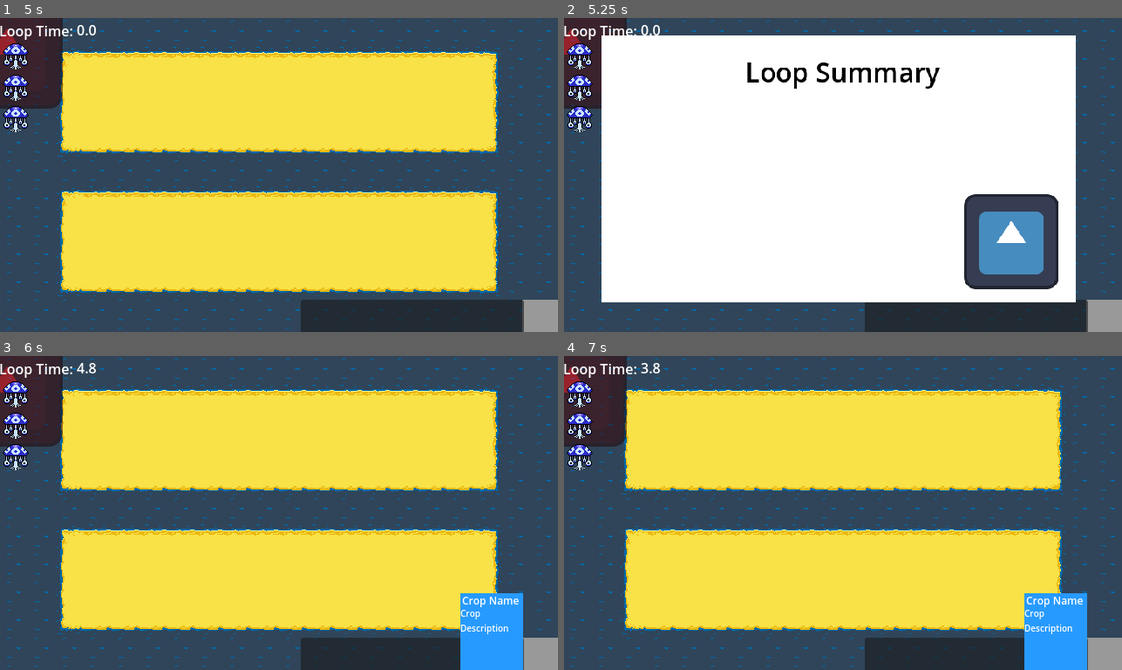
Above: before the commit, frames 1-4 (two rows, left to right).
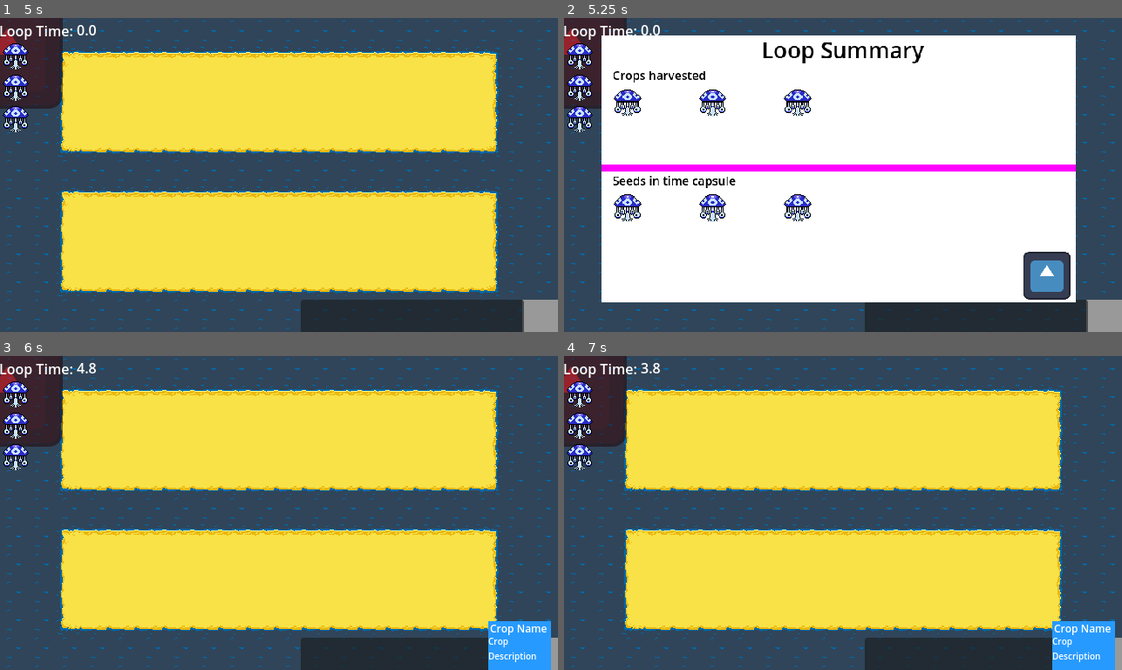
Above: after the commit, the same moments.

Repository: Hyper-Burner/GMTK-Game-Jam-2025
Game: Godot game, scene res://Scenes/main.tscn
Same seed, same stepped clock (60 frames per second), same inputs: the game is played once before the commit and once after it. The engine's default icon, where the game draws it, is replaced by a stand-in: a white triangle on a blue panel in a dark square.
Inputs (mouse positions are in pixels of both pictures, inside the frame that each line leads up to; where the layout moved, square brackets give the same spot in the first picture):
- Up to frame 1 (5 s): click (16, 55) at 0.5 s; click (16, 87) at 1.25 s; click (16, 118) at 2 s; click (541, 316) at 2.75 s; click (16, 55) at 3.5 s; click (16, 87) at 4.25 s
- Up to frame 2 (5.25 s): click (580, 118) at 5 s
- Up to frame 3 (6 s): click (485, 613) [446, 578] at 5.75 s
- Up to frame 4 (7 s): click (1105, 654) at 6.5 s

Frame 1 is identical in both runs. In frame 2, 11% of the frame differs, in the area x 6-92%, y 7-90%; in frame 3, 2.8%; in frame 4, 2.8%.
Error in both runs: Invalid access to property or key 'crop_name' on a base object of type 'bool'. (res://Scripts/inspect_info.gd:32)

Commit message:
PlaceHolder for Loop end scene
THIS IS BAD PRACTICE PUSHING DIRECTLY TO MAIN AHHHHHHHHHHHHHHHHHHHHHHHHHHH

Diff:
--- a/Scenes/loop_summary.tscn
+++ b/Scenes/loop_summary.tscn
@@ -19,10 +19,11 @@
 
 [node name="Continue" type="TextureButton" parent="."]
 layout_mode = 0
-offset_left = 489.0
-offset_top = 214.0
-offset_right = 617.0
-offset_bottom = 342.0
+offset_left = 569.0
+offset_top = 292.0
+offset_right = 697.0
+offset_bottom = 420.0
+scale = Vector2(0.5, 0.5)
 texture_normal = ExtResource("2_gu3dm")
 
 [node name="VBoxContainer" type="VBoxContainer" parent="."]
--- a/Scenes/main.tscn
+++ b/Scenes/main.tscn
@@ -1,9 +1,12 @@
-[gd_scene load_steps=5 format=3 uid="uid://iosw62qel8wr"]
+[gd_scene load_steps=7 format=3 uid="uid://iosw62qel8wr"]
 
 [ext_resource type="PackedScene" uid="uid://bak32yogfktsc" path="res://Scenes/inspect_info.tscn" id="1_8gbba"]
 [ext_resource type="PackedScene" uid="uid://doa0566bfhb2q" path="res://Scenes/tile_map.tscn" id="2_bo1nx"]
 [ext_resource type="PackedScene" uid="uid://5s4n8kmxc8y5" path="res://Scenes/ui.tscn" id="2_kry3j"]
 [ext_resource type="PackedScene" uid="uid://sfrbshm573rc" path="res://Scenes/loop_summary.tscn" id="4_jjvhh"]
+[ext_resource type="Texture2D" uid="uid://vy7kfwpi6goc" path="res://PlaceholderAssets/Objects/BluePlant32.png" id="5_kry3j"]
+
+[sub_resource type="PlaceholderTexture2D" id="PlaceholderTexture2D_jjvhh"]
 
 [node name="Main" type="Node2D"]
 
@@ -24,13 +27,102 @@
 offset_right = 43.0
 offset_bottom = 20.0
 scale = Vector2(0.85, 0.85)
+metadata/_edit_lock_ = true
 
-[node name="Label" type="Label" parent="EndLoop"]
+[node name="Summary" type="Label" parent="EndLoop"]
 layout_mode = 0
 offset_left = 194.118
-offset_top = 23.5294
+offset_top = -4.70588
 offset_right = 457.118
-offset_bottom = 73.5294
+offset_bottom = 45.2941
 theme_override_colors/font_color = Color(0, 0, 0, 1)
-theme_override_font_sizes/font_size = 36
+theme_override_font_sizes/font_size = 30
 text = "Loop Summary"
+horizontal_alignment = 1
+vertical_alignment = 1
+metadata/_edit_lock_ = true
+
+[node name="Harvested" type="Label" parent="EndLoop"]
+layout_mode = 0
+offset_left = 15.2941
+offset_top = 42.3529
+offset_right = 142.294
+offset_bottom = 65.3529
+theme_override_colors/font_color = Color(0, 0, 0, 1)
+text = "Crops harvested"
+metadata/_edit_lock_ = true
+
+[node name="Top Row Organizer" type="HBoxContainer" parent="EndLoop/Harvested"]
+layout_mode = 0
+offset_top = 28.2353
+offset_right = 270.0
+offset_bottom = 68.2353
+theme_override_constants/separation = 75
+alignment = 1
+metadata/_edit_lock_ = true
+
+[node name="Spring Onion" type="TextureRect" parent="EndLoop/Harvested/Top Row Organizer"]
+layout_mode = 2
+size_flags_horizontal = 3
+texture = ExtResource("5_kry3j")
+expand_mode = 2
+metadata/_edit_lock_ = true
+
+[node name="Potato" type="TextureRect" parent="EndLoop/Harvested/Top Row Organizer"]
+layout_mode = 2
+size_flags_horizontal = 3
+texture = ExtResource("5_kry3j")
+expand_mode = 2
+metadata/_edit_lock_ = true
+
+[node name="Strawberry" type="TextureRect" parent="EndLoop/Harvested/Top Row Organizer"]
+layout_mode = 2
+size_flags_horizontal = 3
+texture = ExtResource("5_kry3j")
+expand_mode = 2
+metadata/_edit_lock_ = true
+
+[node name="Divider" type="Line2D" parent="EndLoop"]
+position = Vector2(-573.636, 70.5882)
+scale = Vector2(2.81818, 1)
+points = PackedVector2Array(203.529, 108.235, 430.645, 108.235)
+texture = SubResource("PlaceholderTexture2D_jjvhh")
+metadata/_edit_lock_ = true
+
+[node name="Time Capsule" type="Label" parent="EndLoop"]
+layout_mode = 0
+offset_left = 15.2941
+offset_top = 183.529
+offset_right = 180.294
+offset_bottom = 206.529
+theme_override_colors/font_color = Color(0, 0, 0, 1)
+text = "Seeds in time capsule"
+metadata/_edit_lock_ = true
+
+[node name="Bottom Row Organizer" type="HBoxContainer" parent="EndLoop/Time Capsule"]
+offset_top = 28.2353
+offset_right = 270.0
+offset_bottom = 68.2353
+theme_override_constants/separation = 75
+alignment = 1
+
+[node name="Spring Onion" type="TextureRect" parent="EndLoop/Time Capsule/Bottom Row Organizer"]
+layout_mode = 2
+size_flags_horizontal = 3
+texture = ExtResource("5_kry3j")
+expand_mode = 2
+metadata/_edit_lock_ = true
+
+[node name="Potato" type="TextureRect" parent="EndLoop/Time Capsule/Bottom Row Organizer"]
+layout_mode = 2
+size_flags_horizontal = 3
+texture = ExtResource("5_kry3j")
+expand_mode = 2
+metadata/_edit_lock_ = true
+
+[node name="Strawberry" type="TextureRect" parent="EndLoop/Time Capsule/Bottom Row Organizer"]
+layout_mode = 2
+size_flags_horizontal = 3
+texture = ExtResource("5_kry3j")
+expand_mode = 2
+metadata/_edit_lock_ = true
